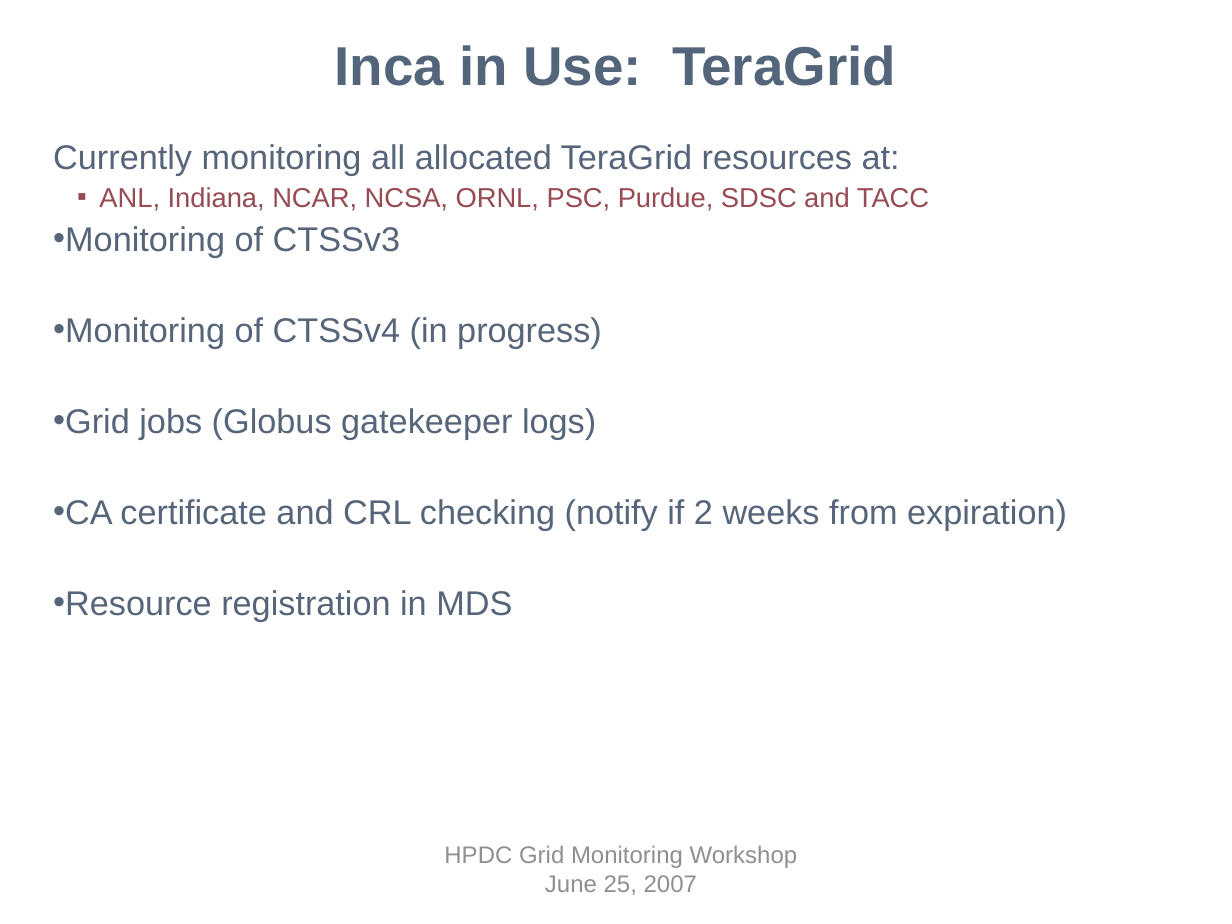
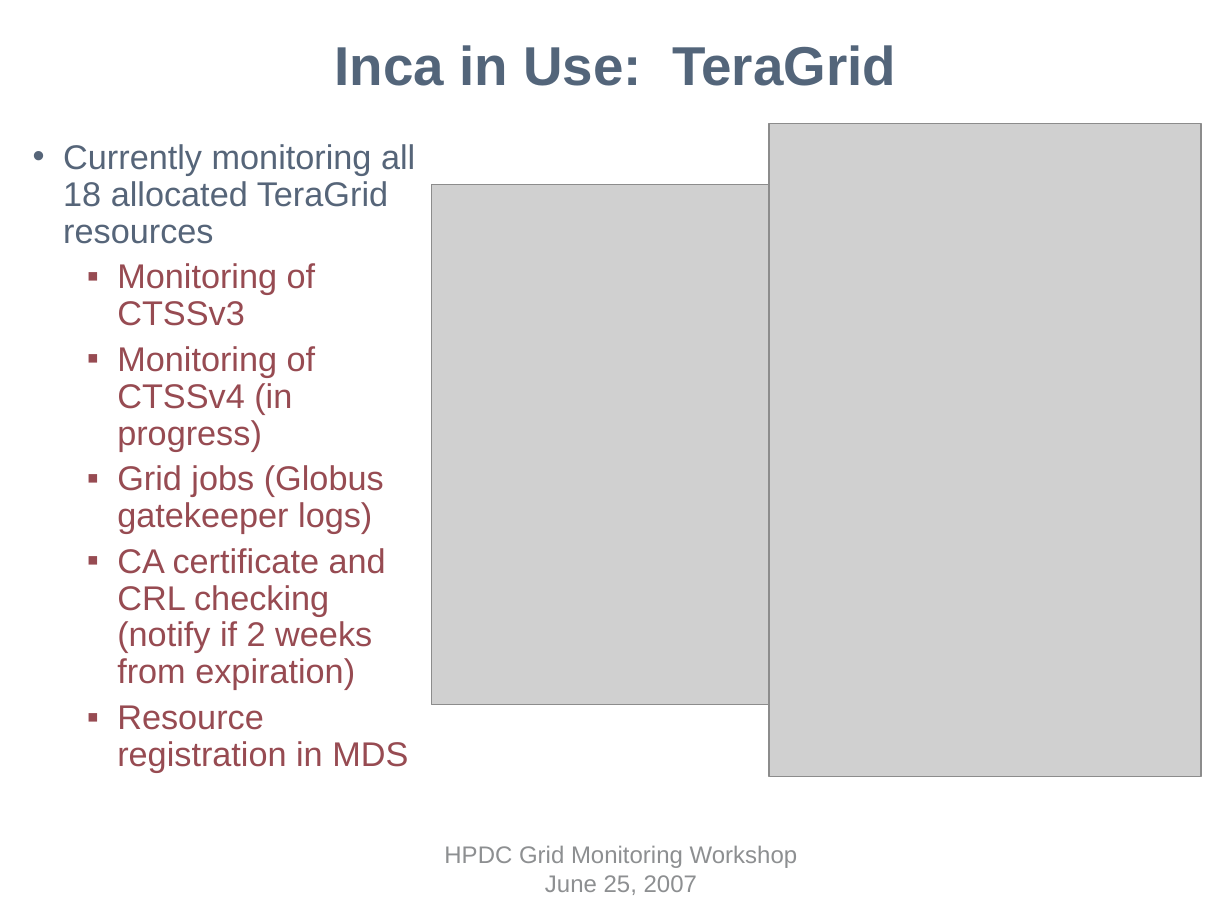
Before and after one commit to IncaProject/inca-xsede, a slide deck: slide 13 of talks/inca-gmw07.ppt (slide 14 before the commit). Drawn at 1232x924 pixels with LibreOffice and Linux fonts; fonts in the diff are those of the drawing; grey boxes stand for pictures; background and template pictures are left out. Boxes give left, top, right and bottom in pixels: in the first picture for what was removed or moved away, otherwise in the second. Text is boxed around its words. In the diff, an @@ line names an element or a change of style, - is before the commit and + after.

```diff
--- a/talks/inca-gmw07.ppt
+++ b/talks/inca-gmw07.ppt
@@ text "Currently monitoring all 18 allocated ...": place and size @@
-text "Currently monitoring all 18 allocated ..." at box(53, 144, 1067, 621)
+text "Currently monitoring all 18 allocated ..." at box(63, 144, 415, 772)
@@ text at box(63, 144, 415, 244): text changed @@
-Currently monitoring all allocated TeraGrid resources at:
-  ▪ ANL, Indiana, NCAR, NCSA, ORNL, PSC, Purdue, SDSC and TACC
+• Currently monitoring all 18 allocated TeraGrid resources
@@ picture added at box(769, 123, 1201, 776) @@
@@ picture added at box(431, 185, 1178, 705) @@
@@ text at box(117, 263, 408, 772): text colour #566579 to #974B52 in "Monitoring of CTSSv3", "Monitoring of CTSSv4 (in progress)", "Grid jobs (Globus gatekeeper logs)", "CA certificate and CRL checking (notify if ..." and 1 more places; bullet • to ▪; list level 1 to 2 in "Monitoring of CTSSv3"; bullet colour #566579 to #974B52; list level 1 to 2 in "Monitoring of CTSSv4 (in progress)"; list level 1 to 2 in "Grid jobs (Globus gatekeeper logs)"; list level 1 to 2 in "CA certificate and CRL checking ..."; list level 1 to 2 in "Resource registration in MDS" @@
```
Also in this commit, not shown: 14 other slides changed, 2 slides removed.
